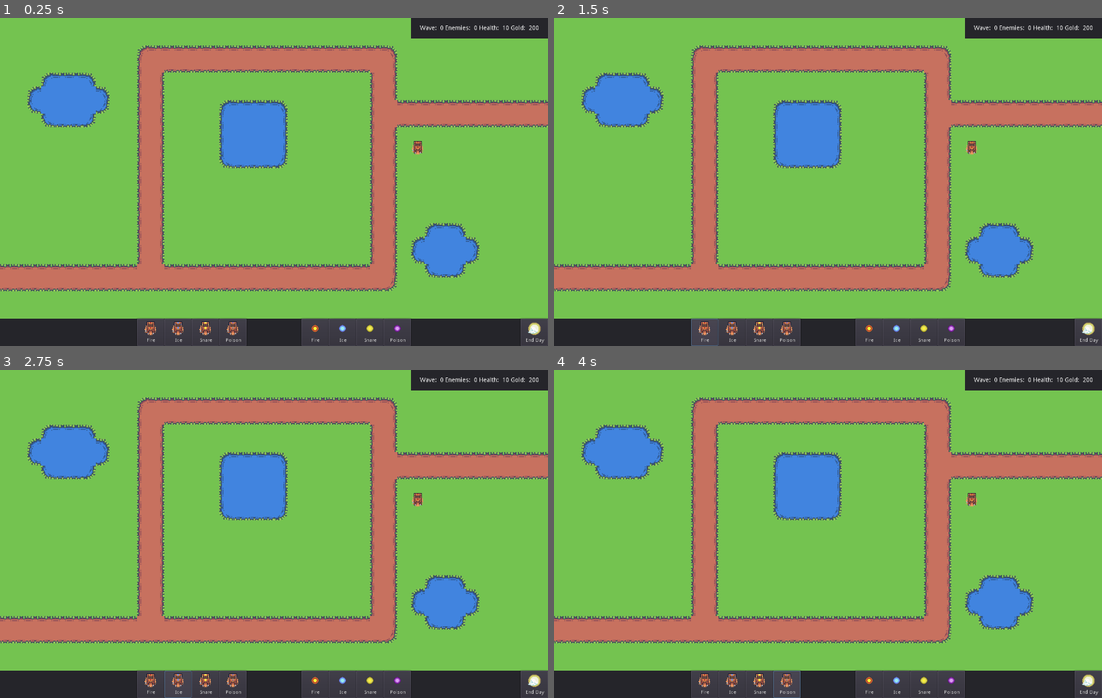
Above: before the commit, frames 1-4 (two rows, left to right).
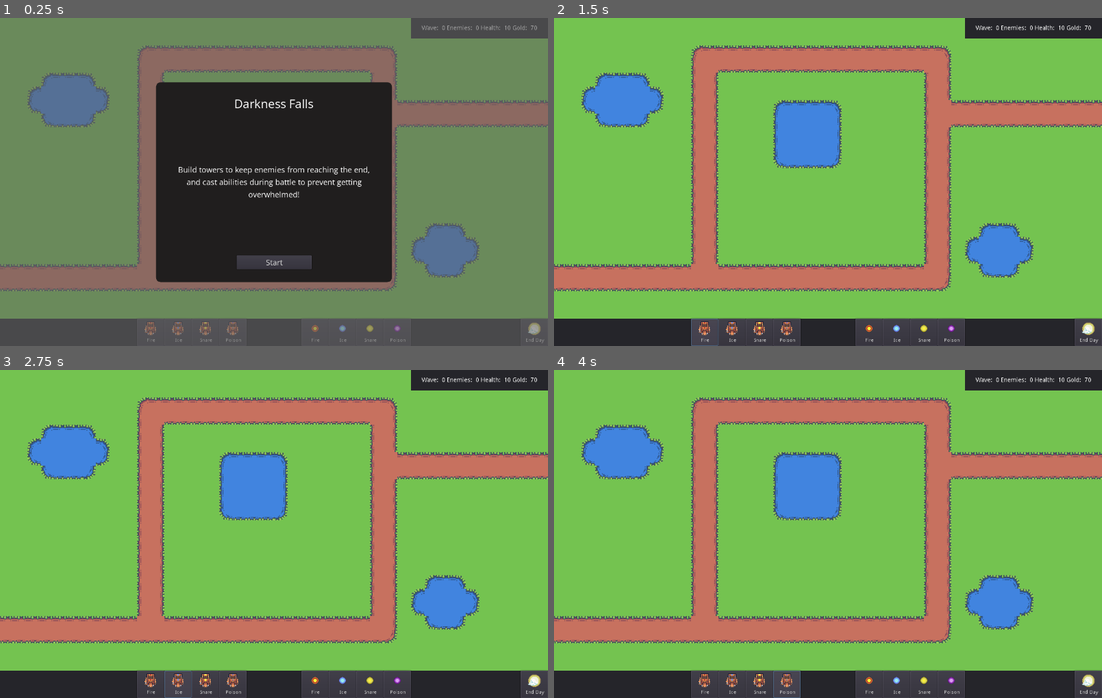
Above: after the commit, the same moments.

Repository: ivocoumans/godotwildjam72
Game: Godot game, scene res://screens/GameplayScreen.tscn
The game is run twice, just before and just after one commit, with the same random seed, the same clock (stepped at 60 frames per second) and the same inputs.
Inputs (mouse positions are in pixels of both pictures, inside the frame that each line leads up to):
- Up to frame 1 (0.25 s): no input
- Up to frame 2 (1.5 s): click (828, 260) at 0.5 s, where only the run after the commit has a clickable "Start"; click "Fire" at 1.25 s
- Up to frame 3 (2.75 s): click "Ice" at 2 s
- Up to frame 4 (4 s): click "Snare" at 2.75 s; click "Poison" at 3.5 s

The runs differ from the first frame. In frame 1, 95% of the frame differs, in the area x 0-100%, y 0-100%; in frame 2, 0.3%; in frame 3, 0.3%; in frame 4, 0.3%.

Commit message:
modals, fixes and polish

Diff:
--- a/actors/enemies/BossEnemy.tscn
+++ b/actors/enemies/BossEnemy.tscn
@@ -108,10 +108,9 @@
 
 [node name="BossEnemy" type="KinematicBody2D"]
 script = ExtResource( 3 )
-health = 50.0
+health = 65.0
 damage = 5.0
-gold = 5.0
-speed = 75.0
+gold = 10.0
 
 [node name="CollisionShape2D" type="CollisionShape2D" parent="."]
 visible = false
--- a/actors/enemies/FastEnemy.tscn
+++ b/actors/enemies/FastEnemy.tscn
@@ -109,8 +109,7 @@
 [node name="FastEnemy" type="KinematicBody2D"]
 position = Vector2( 1, 0 )
 script = ExtResource( 3 )
-health = 10.0
-gold = 2.0
+gold = 4.0
 speed = 100.0
 
 [node name="CollisionShape2D" type="CollisionShape2D" parent="."]
--- a/actors/enemies/RegularEnemy.tscn
+++ b/actors/enemies/RegularEnemy.tscn
@@ -108,7 +108,6 @@
 
 [node name="RegularEnemy" type="KinematicBody2D"]
 script = ExtResource( 3 )
-health = 12.0
 
 [node name="CollisionShape2D" type="CollisionShape2D" parent="."]
 visible = false
--- a/actors/enemies/StrongEnemy.tscn
+++ b/actors/enemies/StrongEnemy.tscn
@@ -108,9 +108,9 @@
 
 [node name="StrongEnemy" type="KinematicBody2D"]
 script = ExtResource( 3 )
-health = 17.0
+health = 25.0
 damage = 2.0
-gold = 2.0
+gold = 3.0
 speed = 80.0
 
 [node name="CollisionShape2D" type="CollisionShape2D" parent="."]
--- /dev/null
+++ b/assets/FontSub.tres
@@ -0,0 +1,7 @@
+[gd_resource type="DynamicFont" load_steps=2 format=2]
+
+[ext_resource path="res://assets/OpenSans-Regular.ttf" type="DynamicFontData" id=1]
+
+[resource]
+size = 18
+font_data = ExtResource( 1 )
--- /dev/null
+++ b/assets/FontTitle.tres
@@ -0,0 +1,7 @@
+[gd_resource type="DynamicFont" load_steps=2 format=2]
+
+[ext_resource path="res://assets/OpenSans-Regular.ttf" type="DynamicFontData" id=1]
+
+[resource]
+size = 24
+font_data = ExtResource( 1 )
--- a/common/wave_data.gd
+++ b/common/wave_data.gd
@@ -12,7 +12,7 @@
 				# enemies
 				0: {
 					"type": 0,
-					"amount": 12,
+					"amount": 10,
 					"delay": 0
 				}
 			},
@@ -20,21 +20,21 @@
 				0: {
 					"type": 1,
 					"amount": 3,
-					"delay": 2.0
+					"delay": 1.0
 				}
 			},
 			2: {
 				0: {
 					"type": 2,
 					"amount": 3,
-					"delay": 5.0
+					"delay": 2.0
 				}
 			},
 			3: {
 				0: {
 					"type": 3,
 					"amount": 1,
-					"delay": 8.0
+					"delay": 3.0
 				}
 			}
 		},
@@ -52,61 +52,132 @@
 				1: {
 					"type": 1,
 					"amount": 3,
+					"delay": 1.0
+				}
+			},
+			1: {
+				0: {
+					"type": 1,
+					"amount": 5,
+					"delay": 3.0
+				},
+				1: {
+					"type": 2,
+					"amount": 3,
+					"delay": 4.0
+				}
+			},
+			2: {
+				0: {
+					"type": 2,
+					"amount": 5,
+					"delay": 6.0
+				},
+				1: {
+					"type": 3,
+					"amount": 1,
+					"delay": 7.0
+				}
+			},
+			3: {
+				0: {
+					"type": 3,
+					"amount": 3,
+					"delay": 9.0
+				}
+			}
+		},
+
+		# wave 3
+		2: {
+			# groups
+			0: {
+				# enemies
+				0: {
+					"type": 0,
+					"amount": 15,
+					"delay": 0
+				},
+				1: {
+					"type": 1,
+					"amount": 3,
+					"delay": 1.0
+				},
+				2: {
+					"type": 2,
+					"amount": 3,
 					"delay": 2.0
 				}
 			},
 			1: {
 				0: {
-					"type": 0,
-					"amount": 12,
-					"delay": 7.5
+					"type": 1,
+					"amount": 5,
+					"delay": 4.0
 				},
 				1: {
-					"type": 1,
+					"type": 2,
 					"amount": 3,
-					"delay": 10.0
+					"delay": 5.0
 				},
 				2: {
-					"type": 2,
-					"amount": 3,
-					"delay": 12.5
+					"type": 3,
+					"amount": 1,
+					"delay": 6.0
 				}
 			},
 			2: {
 				0: {
 					"type": 2,
-					"amount": 7,
-					"delay": 20.0
+					"amount": 5,
+					"delay": 8.0
 				},
 				1: {
-					"type": 1,
-					"amount": 10,
-					"delay": 22.5
+					"type": 3,
+					"amount": 1,
+					"delay": 9.0
 				}
 			},
 			3: {
 				0: {
+					"type": 3,
+					"amount": 3,
+					"delay": 11.0
+				}
+			},
+			4: {
+				0: {
 					"type": 0,
-					"amount": 10,
-					"delay": 35.0
+					"amount": 15,
+					"delay": 15.0
 				},
 				1: {
-					"type": 3,
-					"amount": 1,
-					"delay": 30.0
+					"type": 1,
+					"amount": 7,
+					"delay": 16.0
 				},
 				2: {
-					"type": 1,
+					"type": 2,
 					"amount": 5,
-					"delay": 33.0
+					"delay": 17.0
+				},
+				3: {
+					"type": 3,
+					"amount": 3,
+					"delay": 18.0
 				}
-			}
+			},
+
 		}
 	}
 }
 
 
-static func get_wave_data(level, wave: int) -> Dictionary:
-	if wave_data.size() >= level + 1 and wave_data[level].size() >= wave + 1:
+static func get_wave_data(level: int, wave: int) -> Dictionary:
+	if has_next_wave(level, wave):
 		return wave_data[level][wave]
 	return {}
+
+
+static func has_next_wave(level: int, wave: int) -> bool:
+	return wave_data.size() >= level + 1 and wave_data[level].size() >= wave + 1
--- a/objects/abilities/PoisonAbility.tscn
+++ b/objects/abilities/PoisonAbility.tscn
@@ -7,7 +7,7 @@
 
 [node name="PoisonAbility" type="Node2D"]
 script = ExtResource( 2 )
-cost = 20.0
+cost = 40.0
 bullet = ExtResource( 3 )
 sfx = ExtResource( 4 )
 
--- a/objects/abilities/SnareAbility.tscn
+++ b/objects/abilities/SnareAbility.tscn
@@ -7,7 +7,7 @@
 
 [node name="SnareAbility" type="Node2D"]
 script = ExtResource( 2 )
-cost = 17.0
+cost = 30.0
 bullet = ExtResource( 3 )
 sfx = ExtResource( 4 )
 
--- a/objects/towers/PoisonTower.tscn
+++ b/objects/towers/PoisonTower.tscn
@@ -9,7 +9,7 @@
 script = ExtResource( 3 )
 fire_rate = 2.5
 bullet = ExtResource( 4 )
-cost = 50.0
+cost = 80.0
 
 [node name="Sprite" type="Sprite" parent="."]
 position = Vector2( 16, 16 )
--- a/objects/towers/SnareTower.tscn
+++ b/objects/towers/SnareTower.tscn
@@ -9,7 +9,7 @@
 script = ExtResource( 3 )
 fire_rate = 3.0
 bullet = ExtResource( 4 )
-cost = 40.0
+cost = 60.0
 
 [node name="Sprite" type="Sprite" parent="."]
 position = Vector2( 16, 16 )
--- a/screens/GameplayScreen.gd
+++ b/screens/GameplayScreen.gd
@@ -20,10 +20,11 @@
 
 const GRID_SIZE: int = 32
 const SCREEN_EDGE: int = 700
+const START_GOLD = 70.0
 
 
 var _health: float = 10.0
-var _gold: float = 200.0
+var _gold: float = START_GOLD
 var _enemies: int = 0
 var _level: int = 0
 var _wave: int = -1
@@ -57,6 +58,7 @@
 	_ready_events()
 	BGM.play_day()
 	SFX.enabled(true)
+	ui.show_game_start()
 
 
 func _input(event: InputEvent) -> void:
@@ -99,11 +101,9 @@
 	_error = EventBus.connect("end_day", self, "_on_EventBus_end_day")
 
 
-func _handle_input_common(event: InputEvent) -> void:
+func _handle_input_common(_event: InputEvent) -> void:
 	if _is_build_mode:
 		return
-	if event.is_action_pressed("ui_cancel"):
-		get_tree().quit()
 
 
 func _handle_input_build_mode(event: InputEvent) -> void:
@@ -116,7 +116,7 @@
 		placeholder.visible = false
 
 	# build tower
-	elif event.is_action_pressed("ui_select") and placeholder.visible and placeholder.cost <= _gold:
+	elif event.is_action_pressed("ui_select") and placeholder.visible:
 		var mouse_position: Vector2 = _get_mouse_position()
 		if mouse_position.y > SCREEN_EDGE:
 			return
@@ -125,9 +125,13 @@
 		var y: int = int(placeholder.position.y / GRID_SIZE)
 		if _is_tile_restricted(x, y):
 			return
-		_gold -= placeholder.cost
+
+		var tower = _get_tower_instance(_active_tower)
+		if tower.cost > _gold:
+			return
+
+		_gold -= tower.cost
 		ui.set_gold(_gold)
-		var tower = _get_tower_instance(_active_tower)
 		tower.position = placeholder.position
 		towers.add_child(tower)
 		SFX.play(SfxBuild)
@@ -215,6 +219,10 @@
 		for y_offset in 3:
 			if road.get_cell(x - 1 + x_offset, y - 1 + y_offset) >= 0:
 				return true
+			for child in towers.get_children():
+				var new_position: Vector2 = Vector2((x - 1 + x_offset) * GRID_SIZE, (y - 1 + y_offset) * GRID_SIZE)
+				if child.position == new_position:
+					return true
 	return false
 
 
@@ -269,12 +277,12 @@
 	_enemies -= 1
 	if _health <= 0:
 		_health = 0
-		# TODO: game over
-		print("Game over")
+		ui.show_game_over()
 	elif _enemies <= 0:
 		_enemies = 0
-		print("Wave cleared")
 		_set_daytime()
+		if !WaveData.has_next_wave(_level, _wave + 1):
+			ui.show_game_end()
 	ui.set_health(_health)
 	ui.set_enemies(_enemies)
 
@@ -284,8 +292,9 @@
 	_gold += add_gold
 	if _enemies <= 0:
 		_enemies = 0
-		print("Wave cleared")
 		_set_daytime()
+		if !WaveData.has_next_wave(_level, _wave + 1):
+			ui.show_game_end()
 	ui.set_gold(_gold)
 	ui.set_enemies(_enemies)
 	SFX.play(SfxDeath)
@@ -337,3 +346,46 @@
 	else:
 		BGM.play_night()
 		_spawn_wave()
+
+
+func _on_UI_start_game():
+	pass # Replace with function body.
+
+
+func _on_UI_restart_game():
+	_health = 10.0
+	_gold = START_GOLD
+	_enemies = 0
+	_level = 0
+	_wave = -1
+	_is_build_mode = false
+	_active_tower = -1
+	_active_ability = -1
+	_spawn_timer = 0
+	_enemies_to_spawn = []
+	_is_daytime = true
+
+	camera.position.y = 480
+
+	_ready_ui()
+
+	ui.set_daytime()
+	night_shader.visible = false
+	BGM.stop()
+
+	placeholder.visible = false
+
+	BGM.play_day()
+	SFX.enabled(true)
+
+	for child in towers.get_children():
+		towers.remove_child(child)
+		child.queue_free()
+
+	for child in enemies.get_children():
+		towers.remove_child(child)
+		child.queue_free()
+
+	for child in bullets.get_children():
+		towers.remove_child(child)
+		child.queue_free()
--- a/screens/GameplayScreen.tscn
+++ b/screens/GameplayScreen.tscn
@@ -39,9 +39,6 @@
 
 [node name="Towers" type="YSort" parent="Node2D"]
 
-[node name="ExplosiveTower" parent="Node2D/Towers" instance=ExtResource( 1 )]
-position = Vector2( 960, 288 )
-
 [node name="Enemies" type="YSort" parent="Node2D"]
 
 [node name="Bullets" type="YSort" parent="Node2D"]
@@ -71,4 +68,6 @@
 wait_time = 3.0
 one_shot = true
 
+[connection signal="restart_game" from="UI" to="." method="_on_UI_restart_game"]
+[connection signal="start_game" from="UI" to="." method="_on_UI_start_game"]
 [connection signal="timeout" from="Timer" to="." method="_on_Timer_timeout"]
--- a/ui/UI.gd
+++ b/ui/UI.gd
@@ -1,4 +1,8 @@
 extends CanvasLayer
+
+
+signal start_game()
+signal restart_game()
 
 
 const SfxUI: Resource = preload("res://assets/audio/sfx/ui.wav")
@@ -31,6 +35,18 @@
 	if end_day.is_enabled():
 		return
 	end_day.toggle_texture()
+
+
+func show_game_start() -> void:
+	$Modals/GameStartModal.show()
+
+
+func show_game_end() -> void:
+	$Modals/GameEndModal.show()
+
+
+func show_game_over() -> void:
+	$Modals/GameOverModal.show()
 
 
 func _on_BuildFireButton_pressed():
@@ -95,3 +111,14 @@
 	EventBus.emit_end_day()
 	end_day.toggle_texture()
 	SFX.play(SfxUI)
+
+
+func _on_GameStartModal_button_pressed():
+	emit_signal("start_game")
+	$Modals/GameStartModal.hide()
+
+
+func _on_GameEndModal_button_pressed():
+	emit_signal("restart_game")
+	$Modals/GameEndModal.hide()
+	$Modals/GameOverModal.hide()
--- a/ui/UI.tscn
+++ b/ui/UI.tscn
@@ -11,6 +11,7 @@
 [ext_resource path="res://assets/graphics/objects/bullet_poison.png" type="Texture" id=9]
 [ext_resource path="res://assets/graphics/objects/tower_fire.png" type="Texture" id=10]
 [ext_resource path="res://ui/EndDayButton.tscn" type="PackedScene" id=11]
+[ext_resource path="res://ui/modals/Modal.tscn" type="PackedScene" id=12]
 
 [node name="UI" type="CanvasLayer"]
 script = ExtResource( 1 )
@@ -177,6 +178,26 @@
 margin_left = -64.0
 
 [node name="EndDayButton" parent="Control/Control" instance=ExtResource( 11 )]
+
+[node name="Modals" type="Node" parent="."]
+
+[node name="GameStartModal" parent="Modals" instance=ExtResource( 12 )]
+visible = false
+title_text = "Darkness Falls"
+description_text = "Build towers to keep enemies from reaching the end, and cast abilities during battle to prevent getting overwhelmed!"
+button_text = "Start"
+
+[node name="GameEndModal" parent="Modals" instance=ExtResource( 12 )]
+visible = false
+title_text = "Game Completed"
+description_text = "Thank you for playing!"
+button_text = "Play Again"
+
+[node name="GameOverModal" parent="Modals" instance=ExtResource( 12 )]
+visible = false
+title_text = "Game Over!"
+description_text = "Thank you for playing!"
+button_text = "Play Again"
 
 [connection signal="pressed" from="Control/BuildBar/BuildFireButton" to="." method="_on_BuildFireButton_pressed"]
 [connection signal="pressed" from="Control/BuildBar/BuildIceButton" to="." method="_on_BuildIceButton_pressed"]
@@ -187,3 +208,6 @@
 [connection signal="pressed" from="Control/AbilityBar/SnareAbilityButton" to="." method="_on_SnareAbilityButton_pressed"]
 [connection signal="pressed" from="Control/AbilityBar/PoisonAbilityButton" to="." method="_on_PoisonAbilityButton_pressed"]
 [connection signal="pressed" from="Control/Control/EndDayButton" to="." method="_on_EndDayButton_pressed"]
+[connection signal="button_pressed" from="Modals/GameStartModal" to="." method="_on_GameStartModal_button_pressed"]
+[connection signal="button_pressed" from="Modals/GameEndModal" to="." method="_on_GameEndModal_button_pressed"]
+[connection signal="button_pressed" from="Modals/GameOverModal" to="." method="_on_GameEndModal_button_pressed"]
--- /dev/null
+++ b/ui/modals/Modal.gd
@@ -0,0 +1,36 @@
+extends Control
+
+
+signal button_pressed()
+
+
+export (String) var title_text: String = ""
+export (String) var description_text: String = ""
+export (String) var button_text: String = ""
+
+
+onready var title: Label = $Control/Title
+onready var description: Label = $Control/Description
+onready var button: Button = $Control/Button
+
+
+func _ready() -> void:
+	title.text = title_text
+	description.text = description_text
+	button.text = button_text
+
+
+func show() -> void:
+	$ColorRect.visible = true
+	$Control.visible = true
+	visible = true
+
+
+func hide() -> void:
+	$ColorRect.visible = false
+	$Control.visible = false
+	visible = false
+
+
+func _on_Button_pressed():
+	emit_signal("button_pressed")
--- /dev/null
+++ b/ui/modals/Modal.tscn
@@ -0,0 +1,78 @@
+[gd_scene load_steps=6 format=2]
+
+[ext_resource path="res://assets/OpenSans-Regular.ttf" type="DynamicFontData" id=1]
+[ext_resource path="res://assets/FontSub.tres" type="DynamicFont" id=2]
+[ext_resource path="res://ui/modals/Modal.gd" type="Script" id=3]
+
+[sub_resource type="StyleBoxFlat" id=2]
+bg_color = Color( 0.12549, 0.117647, 0.117647, 1 )
+corner_radius_top_left = 10
+corner_radius_top_right = 10
+corner_radius_bottom_right = 10
+corner_radius_bottom_left = 10
+
+[sub_resource type="DynamicFont" id=1]
+size = 28
+font_data = ExtResource( 1 )
+
+[node name="Modal" type="Control"]
+anchor_right = 1.0
+anchor_bottom = 1.0
+script = ExtResource( 3 )
+
+[node name="ColorRect" type="ColorRect" parent="."]
+anchor_right = 1.0
+anchor_bottom = 1.0
+color = Color( 0.388235, 0.388235, 0.388235, 0.588235 )
+
+[node name="Control" type="Control" parent="."]
+anchor_left = 0.5
+anchor_top = 0.5
+anchor_right = 0.5
+anchor_bottom = 0.5
+margin_left = -275.0
+margin_top = -233.5
+margin_right = 275.0
+margin_bottom = 233.5
+
+[node name="Panel" type="Panel" parent="Control"]
+anchor_right = 1.0
+anchor_bottom = 1.0
+custom_styles/panel = SubResource( 2 )
+
+[node name="Title" type="Label" parent="Control"]
+anchor_right = 1.0
+margin_top = 30.0
+margin_bottom = 69.0
+custom_fonts/font = SubResource( 1 )
+text = "Title"
+align = 1
+
+[node name="Description" type="Label" parent="Control"]
+anchor_left = 0.5
+anchor_top = 0.5
+anchor_right = 0.5
+anchor_bottom = 0.5
+margin_left = -234.5
+margin_top = -128.5
+margin_right = 234.5
+margin_bottom = 128.5
+custom_fonts/font = ExtResource( 2 )
+text = "Description"
+align = 1
+valign = 1
+autowrap = true
+
+[node name="Button" type="Button" parent="Control"]
+anchor_left = 0.5
+anchor_top = 1.0
+anchor_right = 0.5
+anchor_bottom = 1.0
+margin_left = -87.5
+margin_top = -62.0
+margin_right = 87.5
+margin_bottom = -30.0
+custom_fonts/font = ExtResource( 2 )
+text = "Button"
+
+[connection signal="pressed" from="Control/Button" to="." method="_on_Button_pressed"]
Binary file added: assets/OpenSans-Regular.ttf
Not shown, added: export/index.apple-touch-icon.png.import
Not shown, added: export/index.icon.png.import
Not shown, added: export/index.png.import
Not shown: 1 places in ui/UI.tscn that only renumber resources
Not shown, changed: export/index.pck
